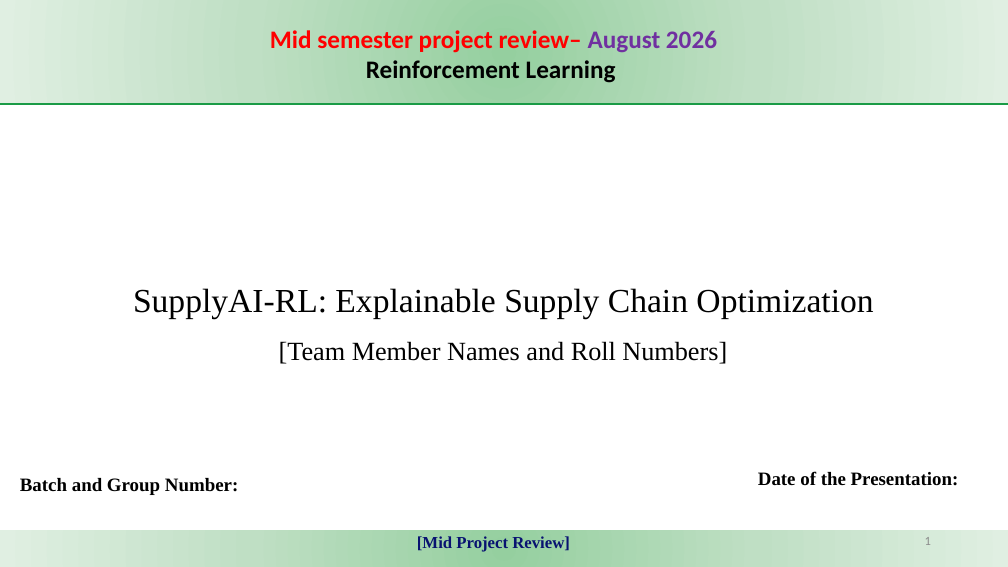
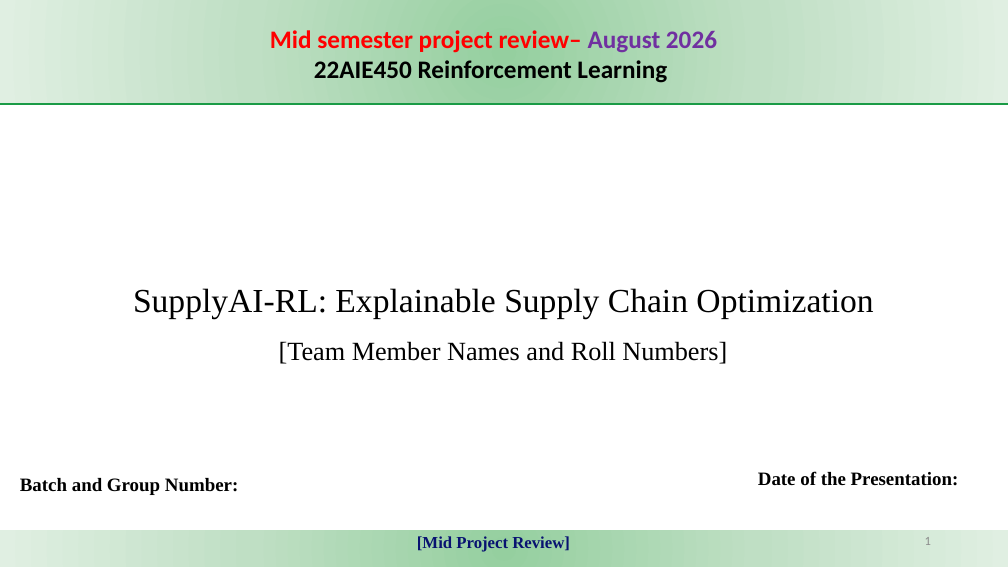
Before and after one commit to KJSK-Koushik/Supply-AI-RL-Explainable-supply-chain-Optimisation, a slide deck: slide 1 of reports/SupplyAI-RL_Mid_Project_Review.pptx. Drawn at 1008x567 pixels with LibreOffice and Linux fonts; fonts in the diff are those of the drawing. Boxes give left, top, right and bottom in pixels: in the first picture for what was removed or moved away, otherwise in the second. Text is boxed around its words. In the diff, an @@ line names an element or a change of style, - is before the commit and + after.

```diff
--- a/reports/SupplyAI-RL_Mid_Project_Review.pptx
+++ b/reports/SupplyAI-RL_Mid_Project_Review.pptx
@@ text at (314, 60, 667, 83): text changed @@
-Reinforcement Learning
+22AIE450 Reinforcement Learning
```
Also in this commit, not shown: 1 other slide changed, 3 other files.
